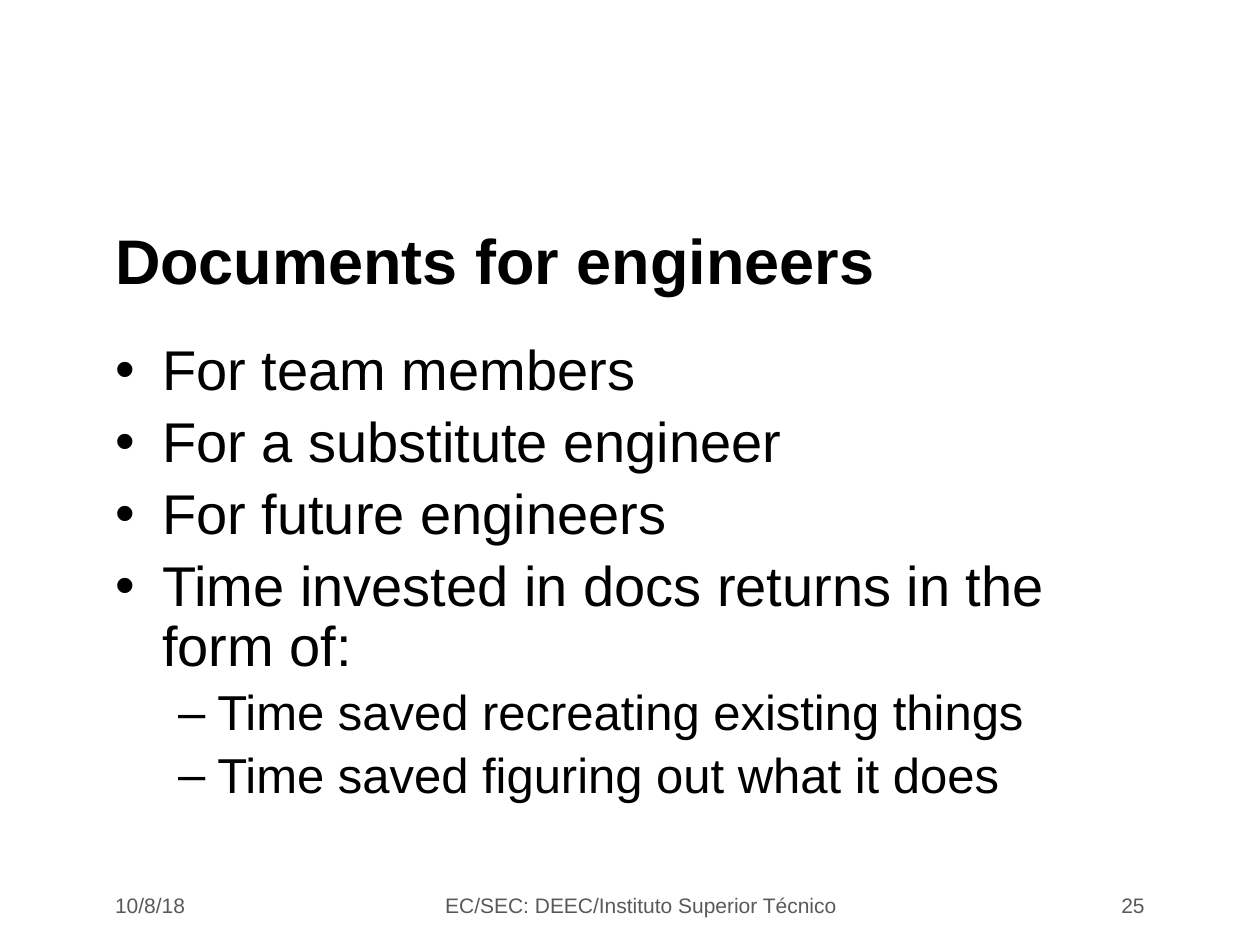
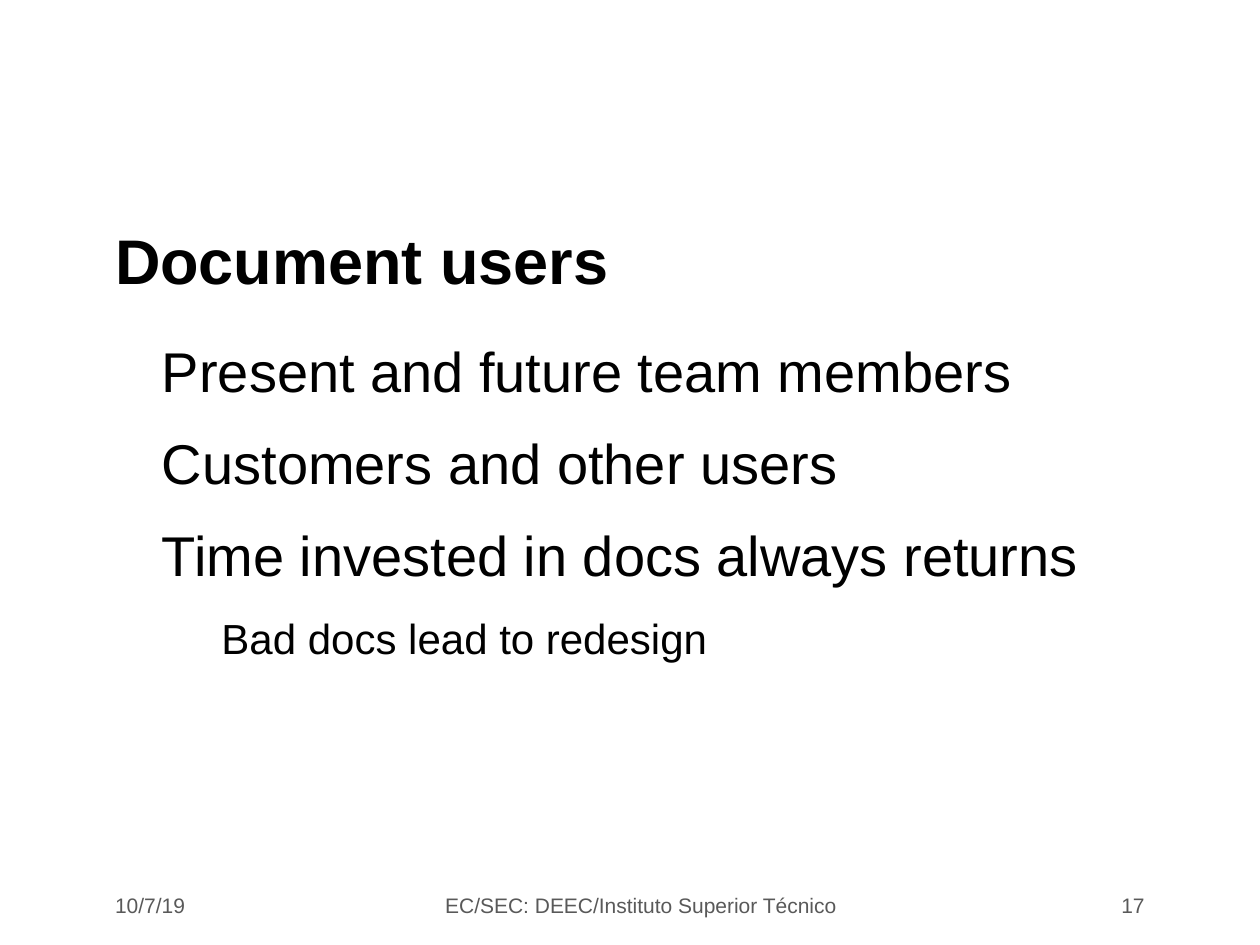
Before and after one commit to jjts/ist-sec, a slide deck: slide 17 of lectures/l6_design_choices/l6.odp (slide 25 before the commit). Drawn at 1260x945 pixels with LibreOffice and Linux fonts; fonts in the diff are those of the drawing; background and template pictures are left out. Boxes give left, top, right and bottom in pixels: in the first picture for what was removed or moved away, otherwise in the second. Text is boxed around its words. In the diff, an @@ line names an element or a change of style, - is before the commit and + after.

```diff
--- a/lectures/l6_design_choices/l6.odp
+++ b/lectures/l6_design_choices/l6.odp
@@ title at box(115, 240, 608, 285): text changed @@
-Documents for engineers
+Document users
@@ text at box(162, 351, 1077, 662): text changed @@
-• For team members
-• For a substitute engineer
-• For future engineers
-• Time invested in docs returns in the form of:
-  – Time saved recreating existing things
-  – Time saved figuring out what it does
+● Present and future team members
+● Customers and other users
+● Time invested in docs always returns
+  − Bad docs lead to redesign
@@ text at box(115, 898, 185, 913): text changed @@
-10/8/18
+10/7/19
@@ page number at box(1121, 898, 1144, 913): text changed @@
-25
+17
```
Also in this commit, not shown: 18 other slides changed, 8 slides removed.
